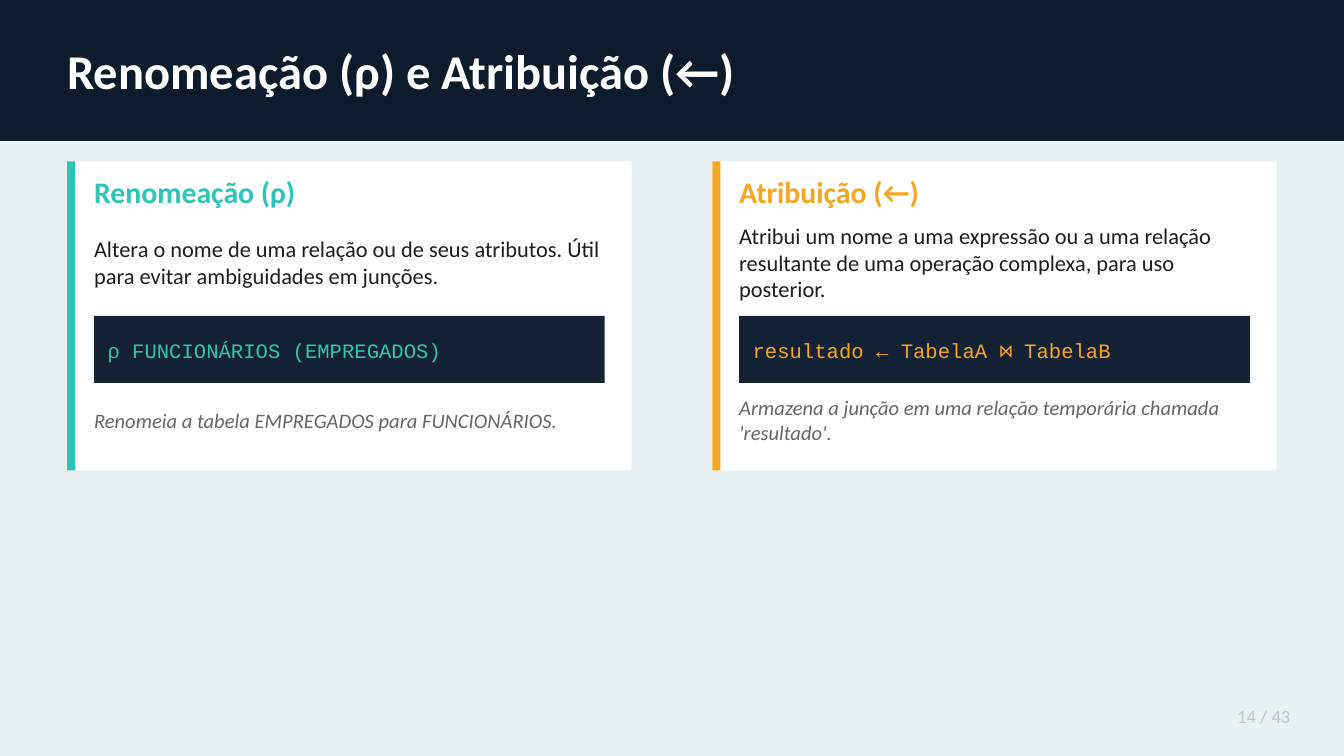
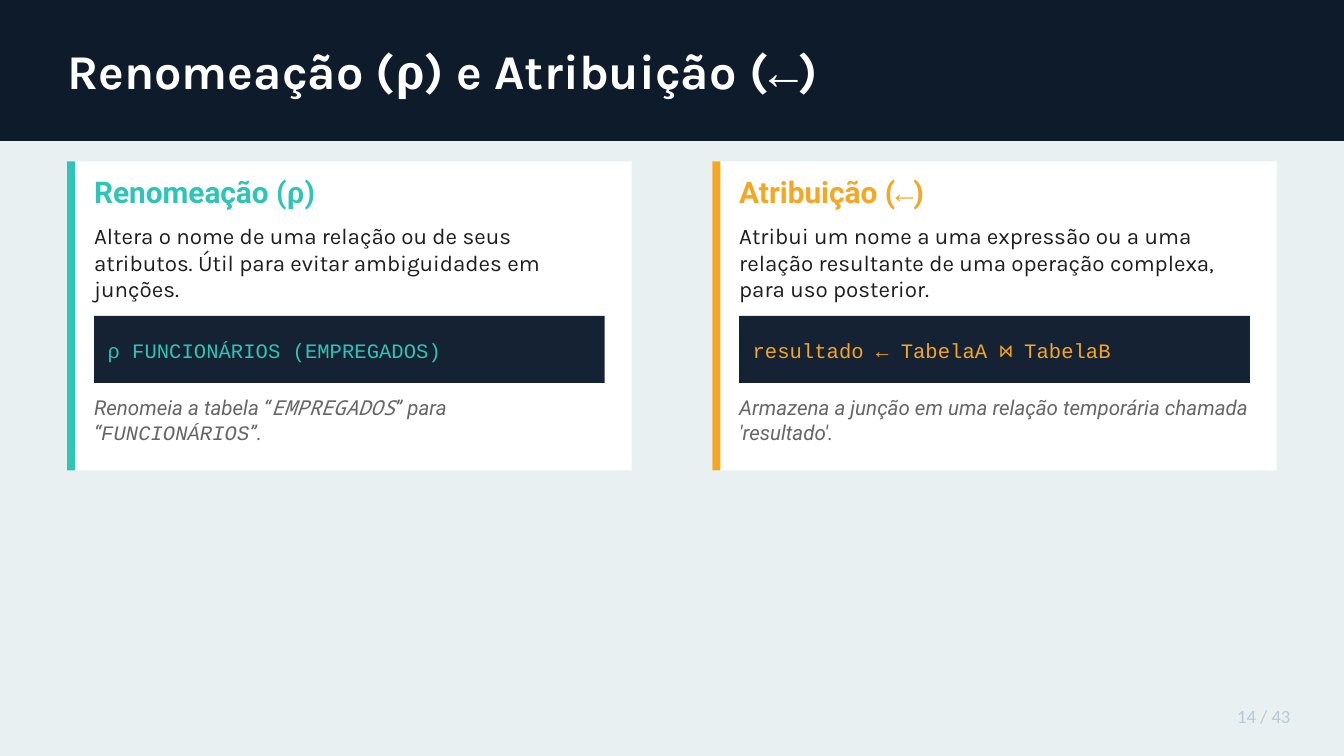
Before and after one commit to patrickaraujo/disc_BD, a slide deck: slide 16 of ARQ09/Bloco1/Algebra_Relacional_Teoria_e_Exercicios_v2.odp. Drawn at 1344x756 pixels with LibreOffice and Linux fonts; fonts in the diff are those of the drawing. Boxes give left, top, right and bottom in pixels: in the first picture for what was removed or moved away, otherwise in the second. Text is boxed around its words. In the diff, an @@ line names an element or a change of style, - is before the commit and + after.

```diff
--- a/ARQ09/Bloco1/Algebra_Relacional_Teoria_e_Exercicios_v2.odp
+++ b/ARQ09/Bloco1/Algebra_Relacional_Teoria_e_Exercicios_v2.odp
@@ text "Renomeação (ρ) e Atribuição (←)" at [67,52,737,99]: font Calibri to Karla; font Calibri to Courier New in "(ρ) (←)" @@
@@ text "Renomeação (ρ)" at [94,179,315,210]: font Calibri to Roboto; font Calibri to Courier New in "(ρ)" @@
@@ text "Atribuição (←)" at [739,180,877,210]: font Calibri to Roboto; font Calibri to Courier New in "(←)" @@
@@ text "Altera o nome de uma ..." at [94,228,539,303]: font Calibri to Karla @@
@@ text "Atribui um nome a uma ..." at [739,228,1214,303]: font Calibri to Karla @@
@@ text at [94,399,446,440]: text changed; font Calibri to Roboto @@
-Renomeia a tabela EMPREGADOS para FUNCIONÁRIOS.
+Renomeia a tabela “EMPREGADOS” para “FUNCIONÁRIOS”.
@@ text "Armazena a junção em uma ..." at [739,399,1248,440]: font Calibri to Roboto @@
```
Also in this commit, not shown: 14 other slides changed, 1 other file.
